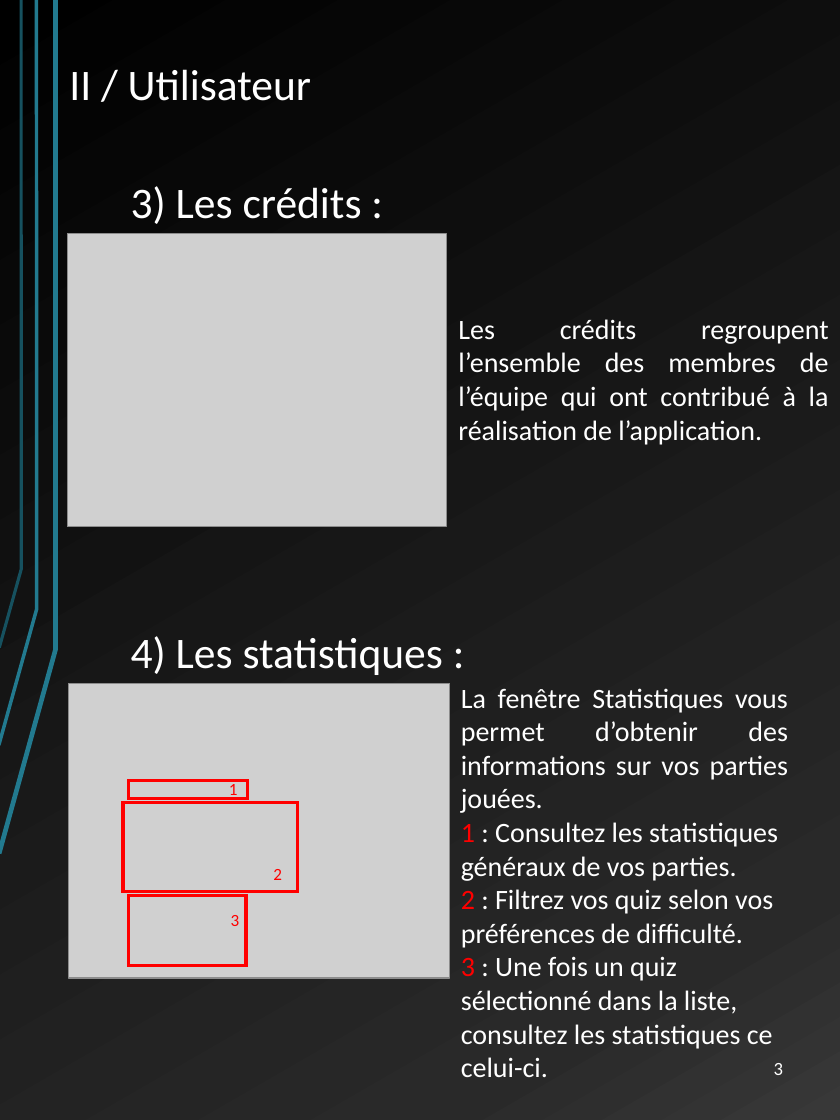
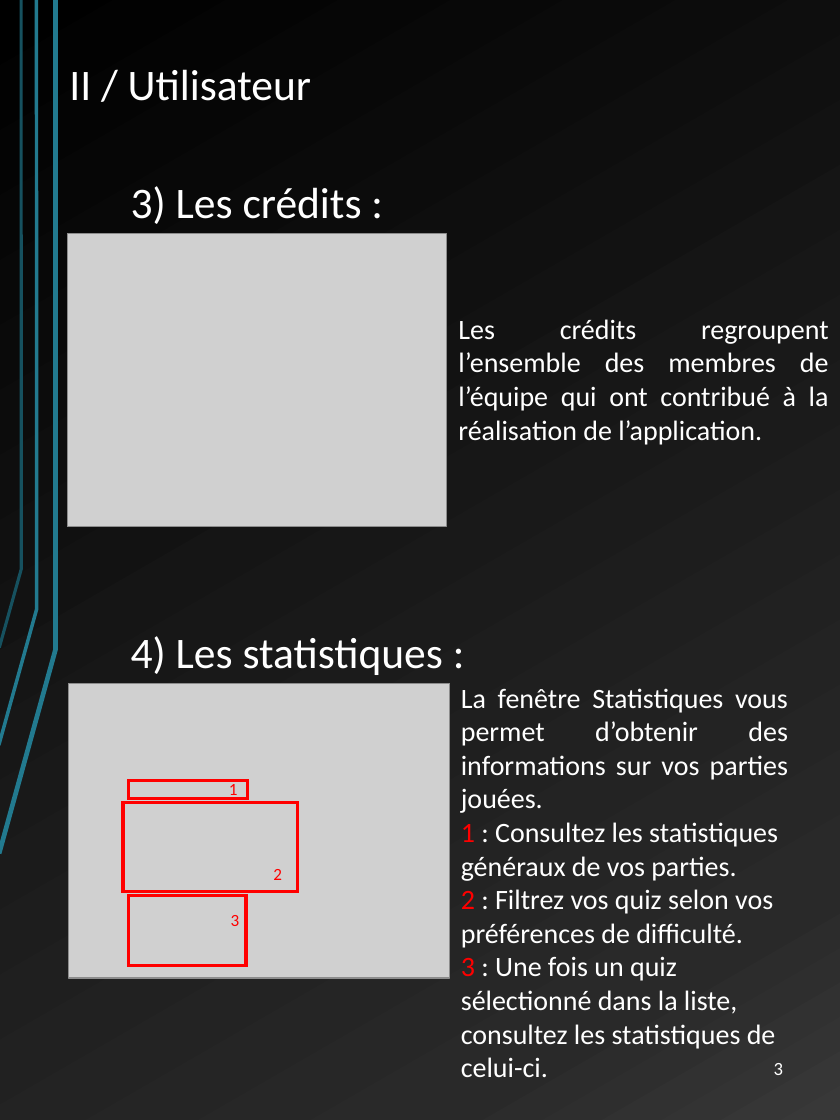
Before and after one commit to LordAlbas/warquiz, a slide deck: slide 5 of Docs/manuel utilisateur WQ.pptx. Drawn at 840x1120 pixels with LibreOffice and Linux fonts; fonts in the diff are those of the drawing; grey boxes stand for pictures. Boxes give left, top, right and bottom in pixels: in the first picture for what was removed or moved away, otherwise in the second. Text is boxed around its words. In the diff, an @@ line names an element or a change of style, - is before the commit and + after.

```diff
--- a/Docs/manuel utilisateur WQ.pptx
+++ b/Docs/manuel utilisateur WQ.pptx
@@ text at (x1=461, y1=956, x2=776, y2=1077): text changed @@
-3 : Une fois un quiz sélectionné dans la liste, consultez les statistiques ce celui-ci.
+3 : Une fois un quiz sélectionné dans la liste, consultez les statistiques de celui-ci.
```
Also in this commit, not shown: 6 other slides changed.
